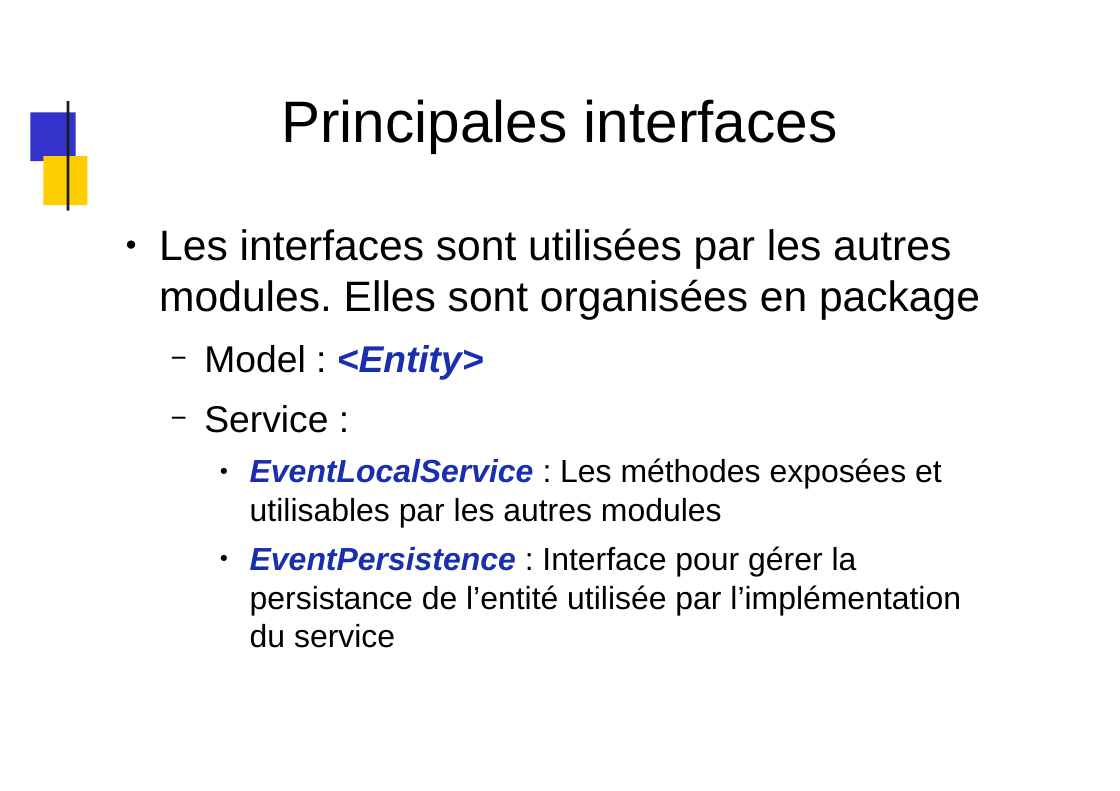
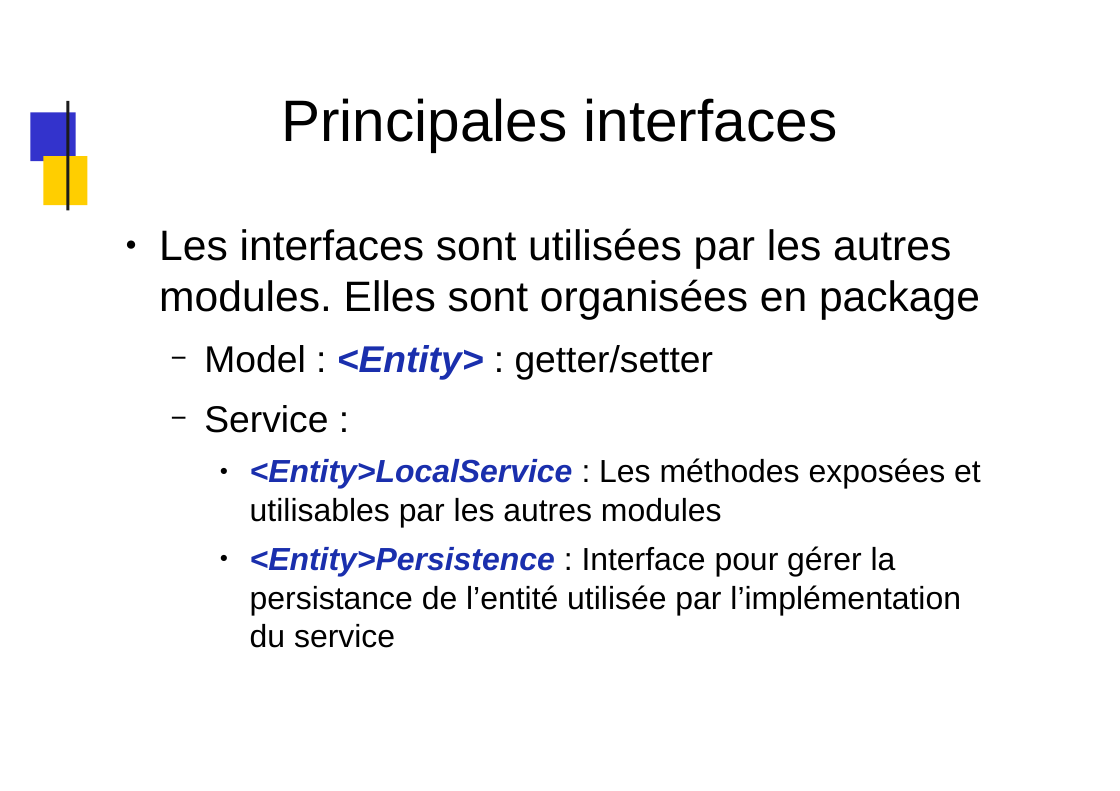
Before and after one commit to dthibau/liferay, a slide deck: slide 166 of Lrd7.pptx (slide 145 before the commit). Drawn at 1120x791 pixels with LibreOffice and Linux fonts; fonts in the diff are those of the drawing; background and template pictures are left out. Boxes give left, top, right and bottom in pixels: in the first picture for what was removed or moved away, otherwise in the second. Text is boxed around its words. In the diff, an @@ line names an element or a change of style, - is before the commit and + after.

```diff
--- a/Lrd7.pptx
+++ b/Lrd7.pptx
@@ text at (x1=204, y1=345, x2=713, y2=380): text changed; text colour #1A2FAD to #000000; bold off; italic off @@
-  − Model : <Entity>
+  − Model : <Entity> : getter/setter
@@ text at (x1=250, y1=458, x2=981, y2=648): text changed @@
-    ● EventLocalService : Les méthodes exposées et utilisables par les autres modules
-    ● EventPersistence : Interface pour gérer la persistance de l’entité utilisée par l’implémentation du service
+    ● <Entity>LocalService : Les méthodes exposées et utilisables par les autres modules
+    ● <Entity>Persistence : Interface pour gérer la persistance de l’entité utilisée par l’implémentation du service
```
Also in this commit, not shown: 61 other slides changed, 31 slides added, 12 slides removed, 5 other files.
